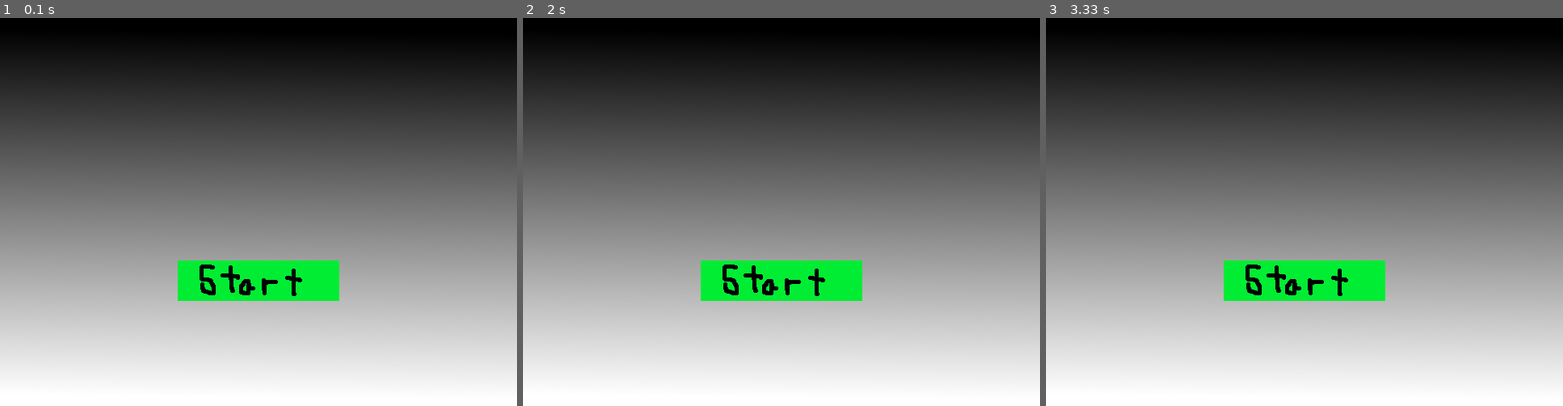
Above: before the commit, frames 1-3 (left to right).
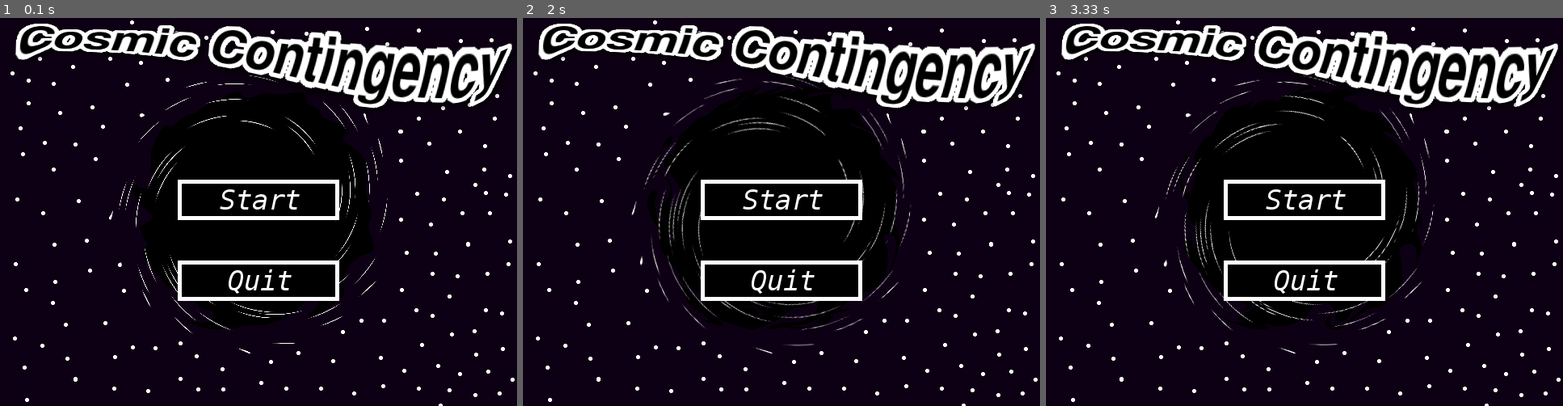
Above: after the commit, the same moments.

Repository: cdsupina/Space_Shooter_Pygame
Game: pygame game, started from main.py
Same seed, same stepped clock (60 frames per second), same inputs: the game is played once before the commit and once after it.
Inputs (mouse positions are in pixels of both pictures, inside the frame that each line leads up to):
- Up to frame 1 (0.1 s): no input
- Up to frame 2 (2 s): tap Space at 0.33 s; press the mouse at (781, 281) at 0.7 s; move the mouse to (812, 262) at 0.8 s; release the mouse at (843, 246) at 0.93 s; hold D 1-1.47 s; hold Esc 1.5-1.97 s; hold W 1.5-1.97 s
- Up to frame 3 (3.33 s): hold Esc 2-2.47 s; hold W 2-2.47 s

The runs differ from the first frame. In frame 1, 91% of the frame differs, in the area x 0-100%, y 0-100%; in frame 2, 91%; in frame 3, 91%.

Commit message:
updated sprites and images, added enemy movement and lasers

Diff:
--- a/main.py
+++ b/main.py
@@ -2,56 +2,150 @@
 from pygame.locals import *
 from sys import exit
 from sprites import *
-
+import random as rand
+
+#setup frames per second
 clock = pygame.time.Clock()
 fps = 60
 
+#setup the screen size
 SCREEN_SIZE = (640,480)
 screen_height = SCREEN_SIZE[1]
 screen_width = SCREEN_SIZE[0]
 
+#set variables equal to the locations of the image files
+scene_0_background_img_names = ["assets/images/scene_0_background_1.png","assets/images/scene_0_background_2.png","assets/images/scene_0_background_3.png"]
+
+title_img_name = "assets/images/title.png"
 background_img_name = "assets/images/title_background.png"
 scene_1_img_name = "assets/images/scene_1_background.png"
 start_button_img_name = "assets/images/start_button.png"
-
-ship_img_name = "assets/sprites/ship.png"
-
+quit_button_img_name = "assets/images/quit_button.png"
+continue_button_img_name = "assets/images/continue_button.png"
+pause_menu_img_name = "assets/images/pause_menu.png"
+player_img_name = "assets/sprites/player_ship.png"
+enemy_img_name = "assets/sprites/enemy_ship.png"
+player_laser_img_name = "assets/sprites/player_blaster.png"
+
+#set initial scene to 0
 scene = 0
 
+#start pygame
 pygame.init()
 
 #set up screen display and images
 screen = pygame.display.set_mode(SCREEN_SIZE,0,32)
+
+#initialize images
+scene_0_backgrounds = []
+for s in scene_0_background_img_names:
+    scene_0_backgrounds.append(pygame.image.load(s).convert())
+
+title = pygame.image.load(title_img_name).convert_alpha()
 title_background = pygame.image.load(background_img_name).convert()
 scene_1_background = pygame.image.load(scene_1_img_name).convert()
 start_button = pygame.image.load(start_button_img_name).convert()
+quit_button = pygame.image.load(quit_button_img_name).convert()
+continue_button = pygame.image.load(continue_button_img_name).convert()
+pause_menu = pygame.image.load(pause_menu_img_name).convert_alpha()
+
+
+player = Ship(player_img_name,10)
+player.rect.x = 100
+player.rect.y = 100
+
+player_x_change = 0
+player_y_change = 0
+
+#enemy_1 = Enemy(enemy_img_name,4,50,200,200)
+
 
 scene_1_sprite_group = pygame.sprite.Group()
-
-ship = Ship(ship_img_name)
-ship.rect.x = 100
-ship.rect.y = 100
-
-ship_x_change = 0
-ship_y_change = 0
-
-scene_1_sprite_group.add(ship)
-
+scene_1_sprite_group.add(player)
+#scene_1_sprite_group.add(enemy_1)
+
+#setup a paused state
+paused = False
+
+lasers = []
+enemies = []
+#enemies.append(enemy_1)
+
+scene_0_background_idx = 0
+scene_0_background_animation_time = 150
+scene_0_current_animation_time = 100
 while True:
 
-    #scene rendering
+    dt = clock.tick(fps)
+    speed = float(dt)/64
+
+    ##########SCENE-RENDERING#########
     if scene == 0:
-        screen.blit(title_background,(0,0))
-        start = screen.blit(start_button,(220,300))
+
+
+
+        if scene_0_current_animation_time >= scene_0_background_animation_time:
+
+            scene_0_current_animation_time = 0
+            screen.blit(scene_0_backgrounds[scene_0_background_idx],(0,0))
+            screen.blit(title,(0,0))
+            scene_0_background_idx += 1
+        else:
+            scene_0_current_animation_time += dt
+
+        if scene_0_background_idx > 2:
+            scene_0_background_idx = 0
+
+
+        start = screen.blit(start_button,(220,200))
+        quit = screen.blit(quit_button,(220,300))
 
 
     elif scene == 1:
         screen.blit(scene_1_background,(0,0))
         scene_1_sprite_group.draw(screen)
-
-
-
-    #listen for pygame events
+        if paused:
+            screen.blit(pause_menu,(160,120))
+            quit = screen.blit(quit_button,(220,266))
+            continue_but = screen.blit(continue_button,(220,193))
+        elif not paused:
+            for l in lasers:
+                l.rect.y += -l.speed*speed
+                l.time_spawned += dt
+                if l.time_spawned >= 1000:
+                    scene_1_sprite_group.remove(l)
+                    lasers.remove(l)
+                    #l = None
+                for e in enemies:
+                    if l.rect.colliderect(e.rect):
+                        scene_1_sprite_group.remove(l)
+                        scene_1_sprite_group.remove(e)
+                        lasers.remove(l)
+                        enemies.remove(e)
+                        #l = None
+
+            for e in enemies:
+
+                e.current_displacement = abs(e.loc_init[0]-e.rect.x)
+
+                #print(e.current_displacement)
+                if e.current_displacement>=e.max_displacement:
+                    e.speed = -e.speed
+
+                e.rect.x += e.speed*speed
+                if e.rect.x >= (e.loc_init[0]+e.max_displacement):
+                    e.rect.x = e.loc_init[0]+e.max_displacement
+                elif e.rect.x <= (e.loc_init[0]-e.max_displacement):
+                    e.rect.x = e.loc_init[0]-e.max_displacement
+            player.rect.x += player_x_change*speed
+            player.rect.y += player_y_change*speed
+
+
+
+
+
+
+    ##########EVENT-LISTENING##########
     for event in pygame.event.get():
         #print the events
         print(event)
@@ -63,30 +157,55 @@
                 if scene == 0:
                     if start.collidepoint(pygame.mouse.get_pos()):
                         scene = 1
+                        enemy_count = rand.randint(10,15)
+                        i = 0
+                        while i< enemy_count:
+                            enemy = Enemy(enemy_img_name,4,50,100+i*20,200)
+                            scene_1_sprite_group.add(enemy)
+                            enemies.append(enemy)
+                            i += 1
+
+                    if quit.collidepoint(pygame.mouse.get_pos()):
+                        exit()
+                if scene == 1:
+                    if paused:
+                        if continue_but.collidepoint(pygame.mouse.get_pos()):
+                            paused = False
+                        if quit.collidepoint(pygame.mouse.get_pos()):
+                            exit()
 
         if event.type == KEYDOWN:
-            if event.key == K_w:
-                ship_y_change = -10
-            if event.key == K_s:
-                ship_y_change = 10
-            if event.key == K_a:
-                ship_x_change = -10
-            if event.key == K_d:
-                ship_x_change = 10
+            if not paused:
+                if event.key == K_w:
+                    player_y_change = -player.speed
+                elif event.key == K_s:
+                    player_y_change = player.speed
+                elif event.key == K_a:
+                    player_x_change = -player.speed
+                elif event.key == K_d:
+                    player_x_change = player.speed
+                elif event.key == K_SPACE:
+                        new_laser = Player_Laser(player_laser_img_name,20,(player.rect.x+(player.width/2)-(5/2)),player.rect.y)
+                        scene_1_sprite_group.add(new_laser)
+                        lasers.append(new_laser)
+
+                        print(lasers)
+
         if event.type == KEYUP:
             if event.key == K_w:
-                ship_y_change = 0
-            if event.key == K_s:
-                ship_y_change = 0
-            if event.key == K_a:
-                ship_x_change = 0
-            if event.key == K_d:
-                ship_x_change = 0
-
-    dt = clock.tick(fps)
-    speed = float(dt)/64
-
-    ship.rect.x += ship_x_change*speed
-    ship.rect.y += ship_y_change*speed
+                player_y_change = 0
+            elif event.key == K_s:
+                player_y_change = 0
+            elif event.key == K_a:
+                player_x_change = 0
+            elif event.key == K_d:
+                player_x_change = 0
+            if event.key == K_ESCAPE:
+                if not paused:
+                    paused = True
+                elif paused:
+                    paused = False
+
+
 
     pygame.display.update()
--- a/sprites.py
+++ b/sprites.py
@@ -2,9 +2,40 @@
 
 
 class Ship(pygame.sprite.Sprite):
-    def __init__(self,image):
+    def __init__(self,image,speed):
         super().__init__()
 
+        self.speed = speed
         self.image = pygame.image.load(image)
+        self.rect = self.image.get_rect()
+        self.width = self.image.get_width()
+        self.height = self.image.get_height()
 
+class Enemy(pygame.sprite.Sprite):
+    def __init__(self,image,speed,displacement,init_x,init_y):
+        super().__init__()
+
+        self.speed = speed
+        self.image = pygame.image.load(image)
         self.rect = self.image.get_rect()
+        self.max_displacement = displacement
+        self.current_displacement = 0
+        self.rect.x = init_x
+        self.rect.y = init_y
+        self.loc_init = (self.rect.x,self.rect.y)
+
+class Player_Laser(pygame.sprite.Sprite):
+    def __init__(self,image,speed,x,y):
+        super().__init__()
+
+        self.speed = speed
+        self.image = pygame.image.load(image)
+        self.rect = self.image.get_rect()
+        self.rect.x = x
+        self.rect.y = y
+        self.width = self.image.get_width()
+        self.height = self.image.get_height()
+        self.time_spawned = 0
+
+    def __repr__(self):
+        return "X coor: " + str(self.rect.x) + " Y coor: " + str(self.rect.y) + " Time: " + str(self.time_spawned)
Binary file added: assets/images/continue_button.png
Binary file added: assets/images/pause_menu.png
Binary file added: assets/images/quit_button.png
Binary file added: assets/images/scene_0_background_1.png
Binary file added: assets/images/scene_0_background_2.png
Binary file added: assets/images/scene_0_background_3.png
Binary file changed: assets/images/start_button.png
Binary file added: assets/images/title.png
Binary file added: assets/sprites/enemy.png
Binary file added: assets/sprites/enemy_ship.png
Binary file added: assets/sprites/player_blaster.png
Binary file added: assets/sprites/player_ship.png
(and 3 more such lines)
